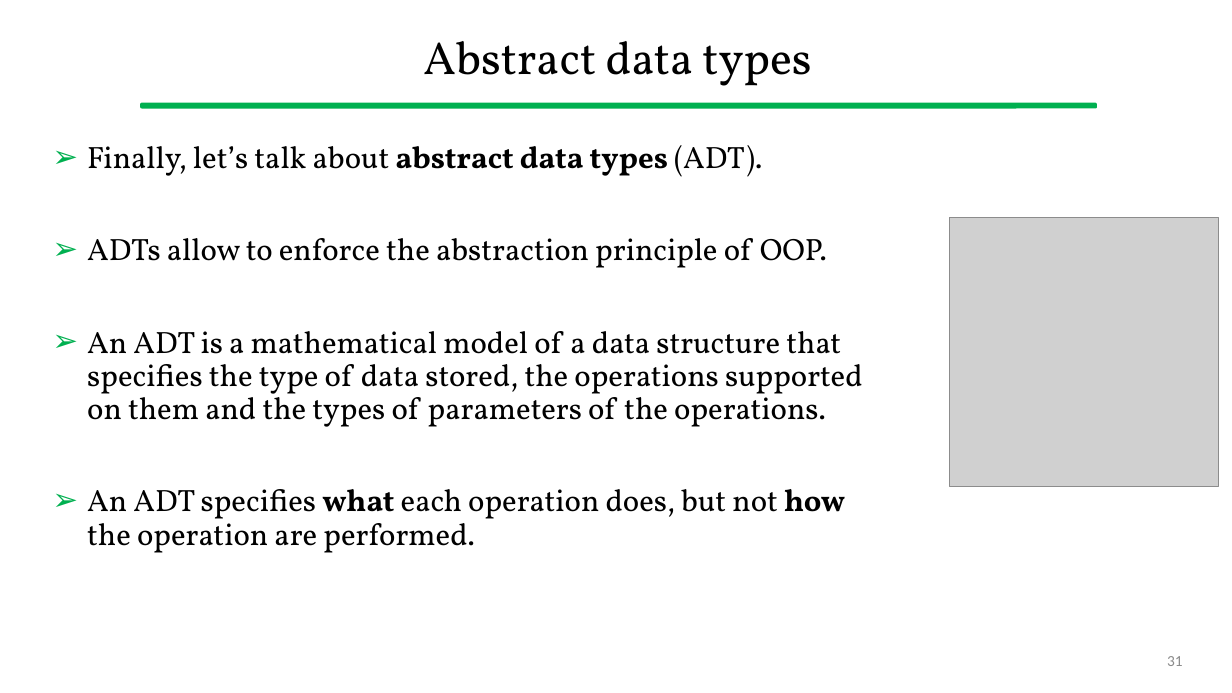
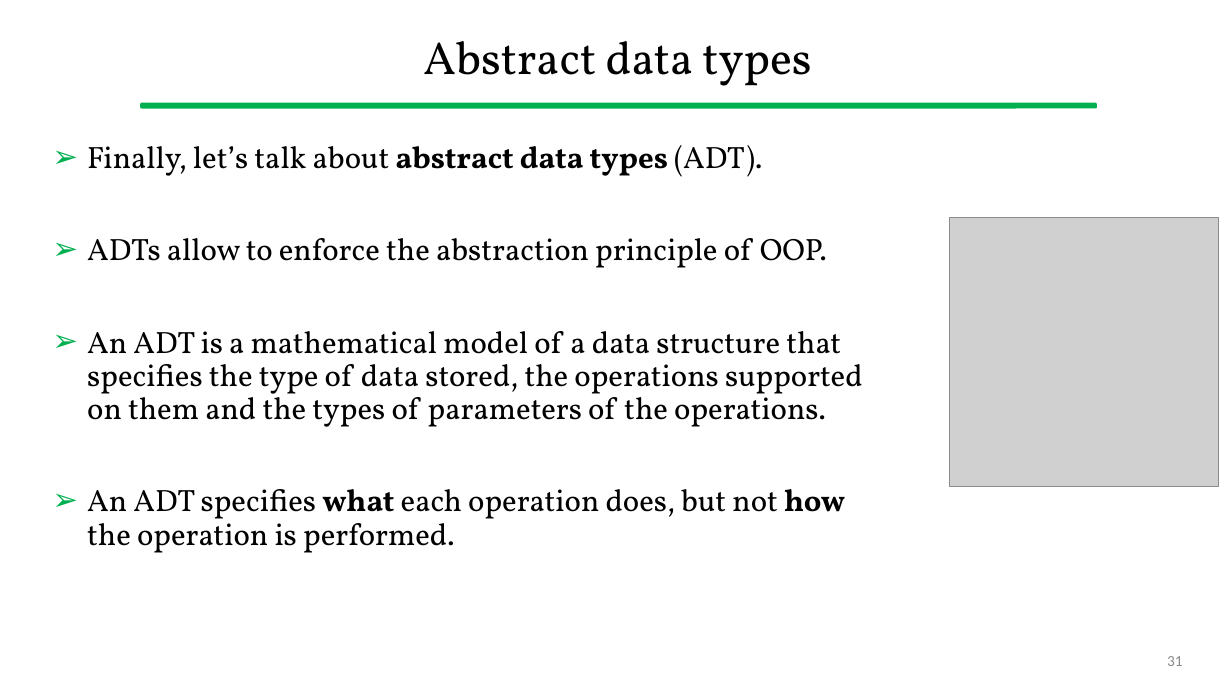
Before and after one commit to gcappon/bwthw, a slide deck: slide 31 of lab_03-dart_101_part_2/lab_03-dart_101_part_2.pptx. Drawn at 1232x693 pixels with LibreOffice and Linux fonts; fonts in the diff are those of the drawing; grey boxes stand for pictures. Boxes give left, top, right and bottom in pixels: in the first picture for what was removed or moved away, otherwise in the second. Text is boxed around its words. In the diff, an @@ line names an element or a change of style, - is before the commit and + after.

```diff
--- a/lab_03-dart_101_part_2/lab_03-dart_101_part_2.pptx
+++ b/lab_03-dart_101_part_2/lab_03-dart_101_part_2.pptx
@@ text at (87, 489, 845, 553): text changed @@
-➢ An ADT specifies what each operation does, but not how the operation are performed.
+➢ An ADT specifies what each operation does, but not how the operation is performed.
```
Also in this commit, not shown: 1 other slide changed, 5 other files.
